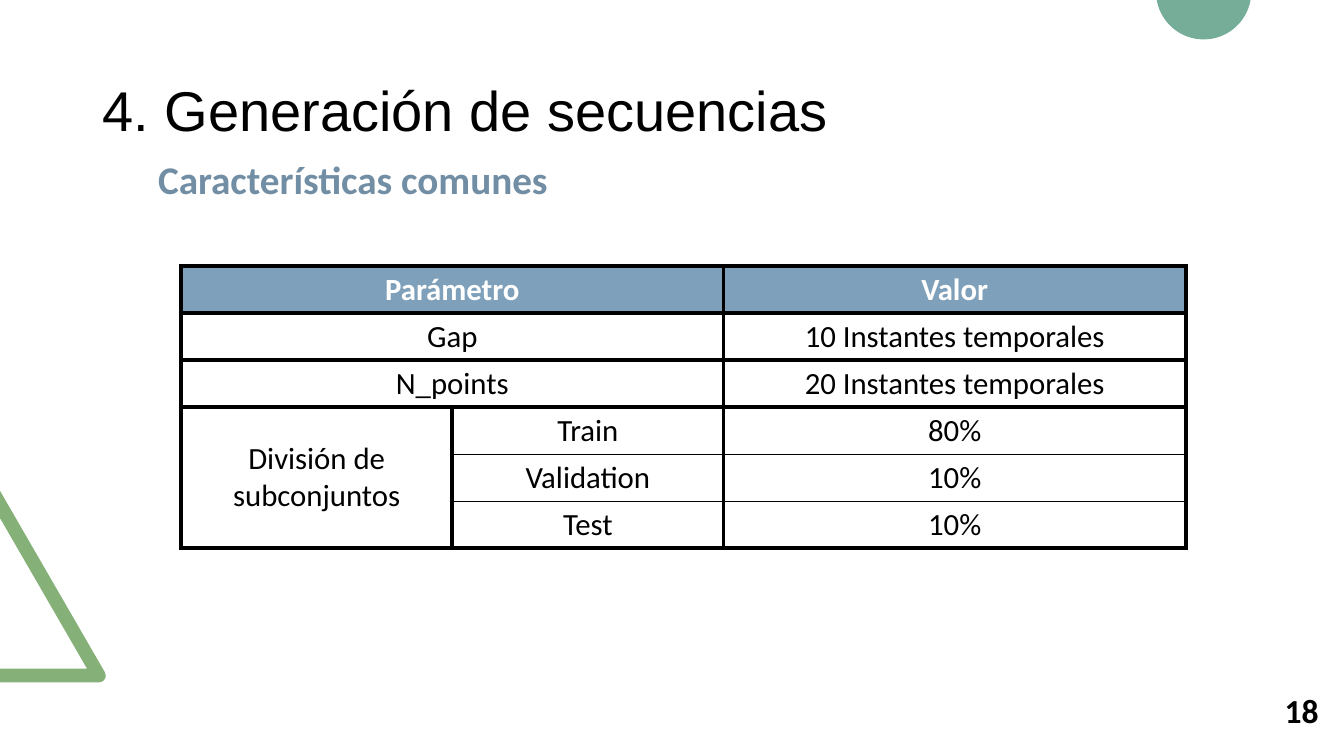
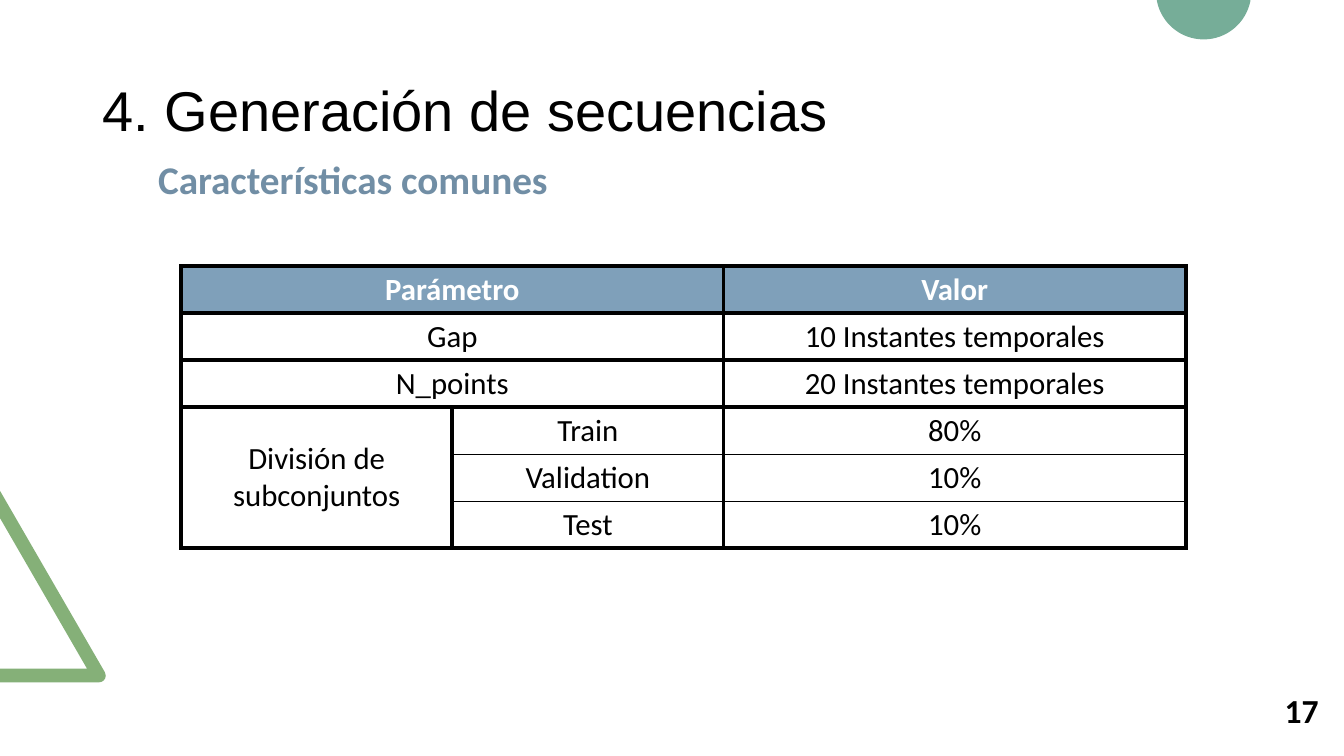
Before and after one commit to RoboticsLabURJC/2017-tfm-nuria-oyaga, a slide deck: slide 18 of Documentation/Presentacion-TFM/Presentacion-TFM.pptx (slide 19 before the commit). Drawn at 1344x756 pixels with LibreOffice and Linux fonts; fonts in the diff are those of the drawing. Boxes give left, top, right and bottom in pixels: in the first picture for what was removed or moved away, otherwise in the second. Text is boxed around its words. In the diff, an @@ line names an element or a change of style, - is before the commit and + after.

```diff
--- a/Documentation/Presentacion-TFM/Presentacion-TFM.pptx
+++ b/Documentation/Presentacion-TFM/Presentacion-TFM.pptx
@@ text at <box>1285,701,1319,723</box>: text changed @@
-18
+17
```
Also in this commit, not shown: 12 other slides changed, 15 slides added, 1 slide removed, 9 other files.
